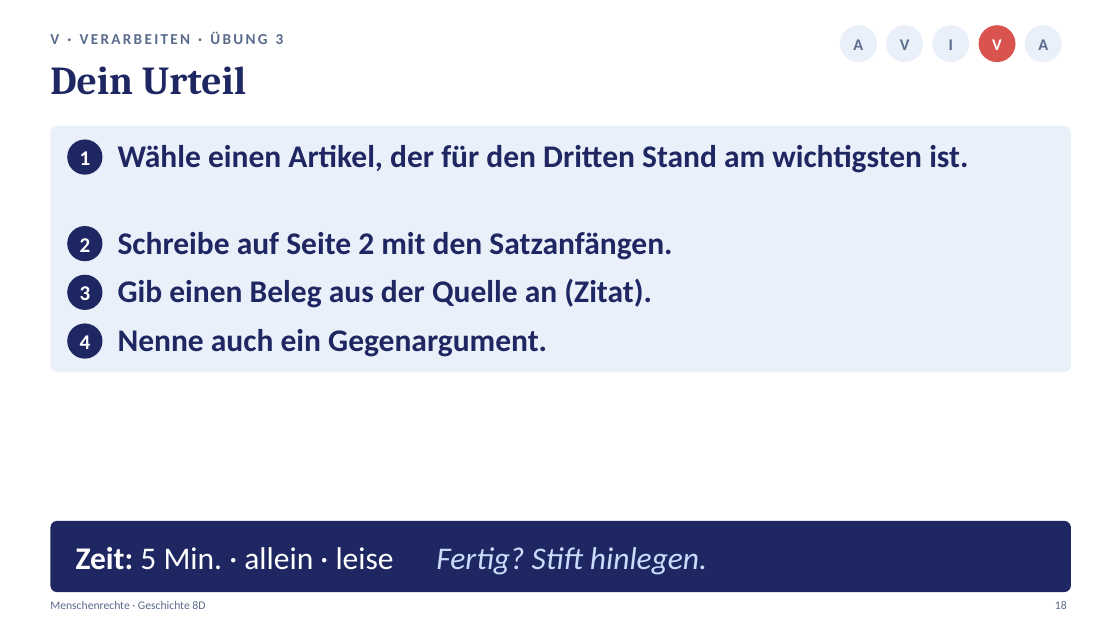
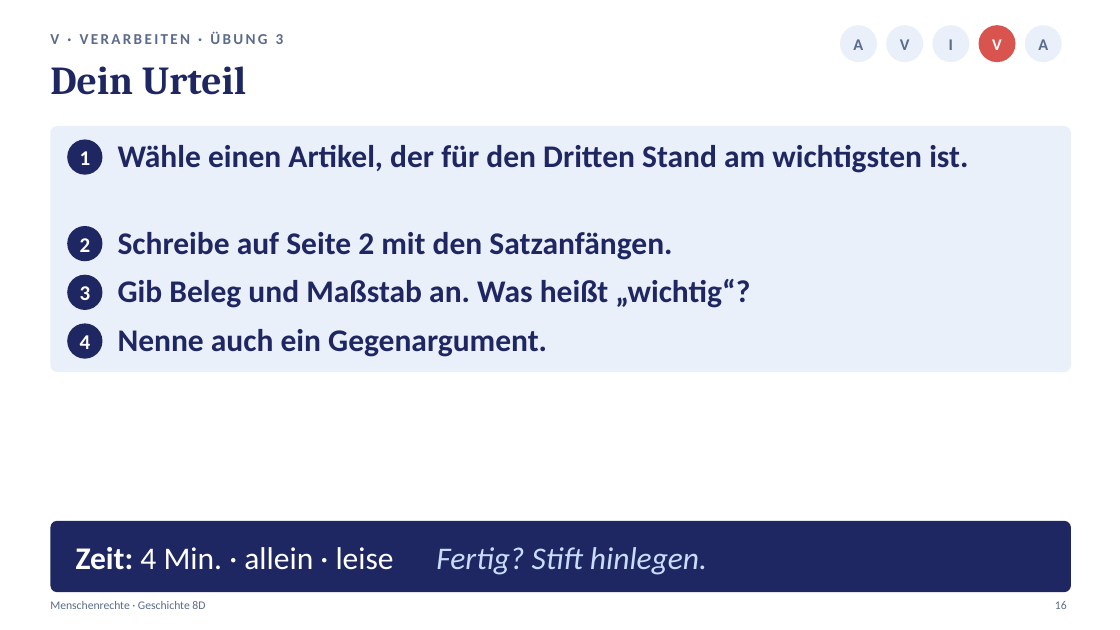
Before and after one commit to golzkonstantin-gif/Schule, a slide deck: slide 16 of Geschichte_8D/Stunde4_Menschenrechte/Praesentation_Stunde4_Menschenrechte_8D.pptx (slide 18 before the commit). Drawn at 1120x630 pixels with LibreOffice and Linux fonts; fonts in the diff are those of the drawing. Boxes give left, top, right and bottom in pixels: in the first picture for what was removed or moved away, otherwise in the second. Text is boxed around its words. In the diff, an @@ line names an element or a change of style, - is before the commit and + after.

```diff
--- a/Geschichte_8D/Stunde4_Menschenrechte/Praesentation_Stunde4_Menschenrechte_8D.pptx
+++ b/Geschichte_8D/Stunde4_Menschenrechte/Praesentation_Stunde4_Menschenrechte_8D.pptx
@@ text at [118, 279, 750, 308]: text changed @@
-Gib einen Beleg aus der Quelle an (Zitat).
+Gib Beleg und Maßstab an. Was heißt „wichtig“?
@@ text at [76, 547, 707, 575]: text changed @@
-Zeit: 5 Min. · allein · leise Fertig? Stift hinlegen.
+Zeit: 4 Min. · allein · leise Fertig? Stift hinlegen.
```
Also in this commit, not shown: 17 other slides changed, 2 slides added, 3 slides removed, 16 other files.
